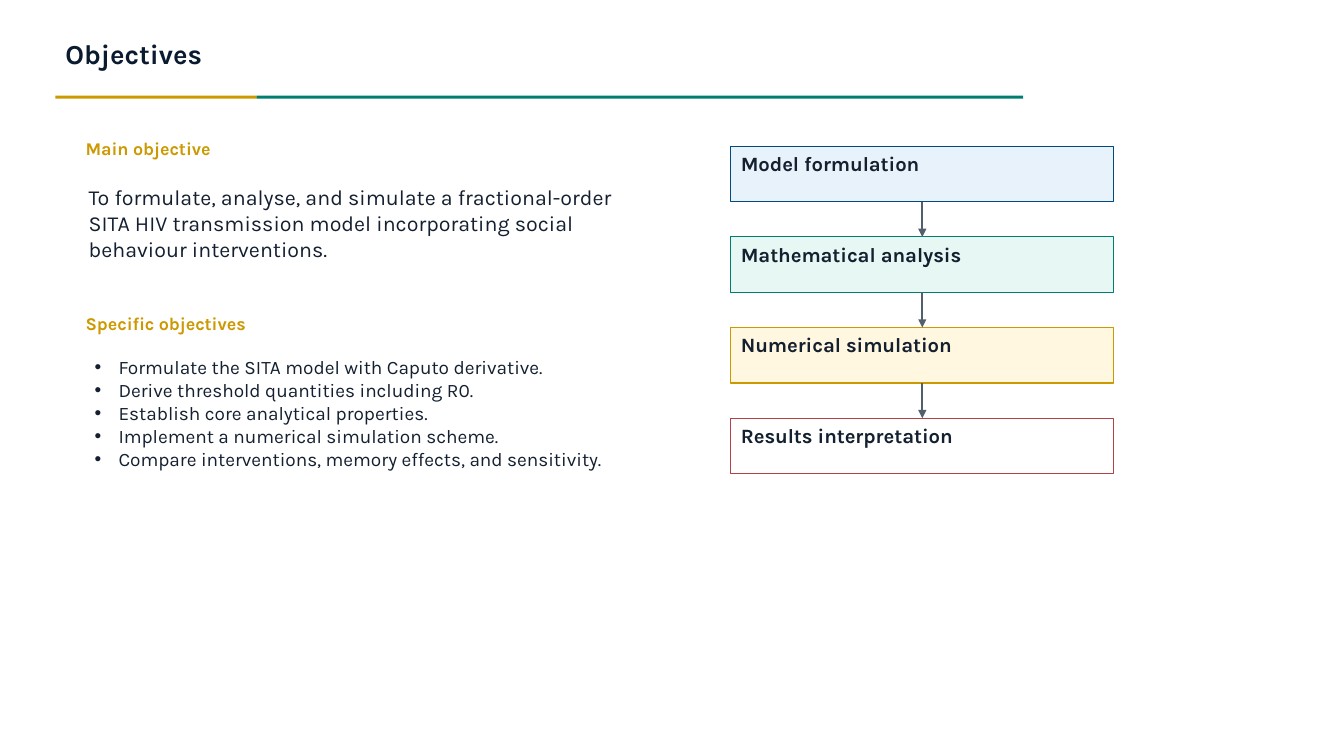
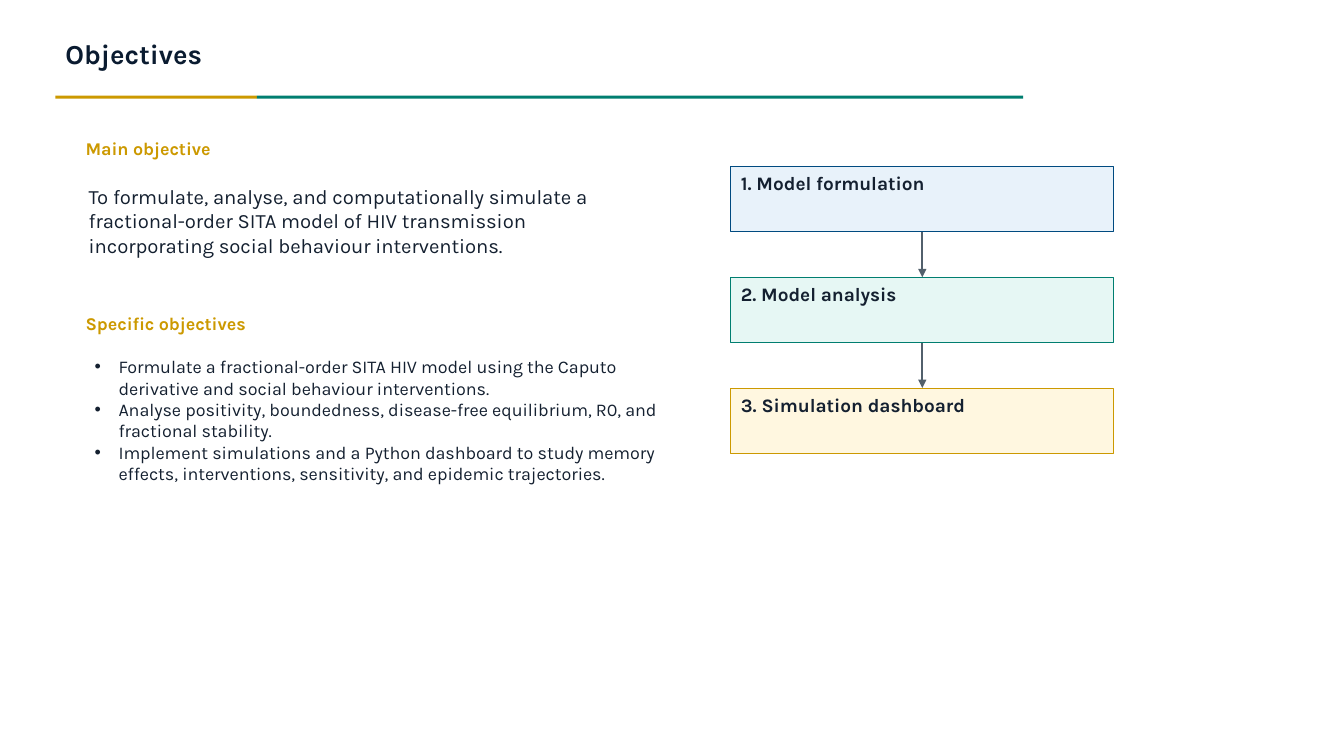
Before and after one commit to Lambert-01/HIV-MODEL, a slide deck: slide 4 of presentation/FracHIV_SITA_Presentation.pptx. Drawn at 1344x756 pixels with LibreOffice and Linux fonts; fonts in the diff are those of the drawing. Boxes give left, top, right and bottom in pixels: in the first picture for what was removed or moved away, otherwise in the second. Text is boxed around its words. In the diff, an @@ line names an element or a change of style, - is before the commit and + after.

```diff
--- a/presentation/FracHIV_SITA_Presentation.pptx
+++ b/presentation/FracHIV_SITA_Presentation.pptx
@@ rectangle "1. Model formulation": place and size @@
-rectangle "1. Model formulation" at (731,146,1114,202)
+rectangle "1. Model formulation" at (731,166,1114,232)
@@ text in rectangle at (741,176,924,191): text changed; size 14.4 to 13.6 pt @@
-Model formulation
+1. Model formulation
@@ text at (89,190,587,258): text changed; size 15.3 to 14.4 pt @@
-To formulate, analyse, and simulate a fractional-order SITA HIV transmission model incorporating social behaviour interventions.
+To formulate, analyse, and computationally simulate a fractional-order SITA model of HIV transmission incorporating social behaviour interventions.
@@ arrow moved from (923, 292) - (923, 328) to (923, 232) - (923, 277) @@
@@ rectangle "2. Model analysis": place and size @@
-rectangle "2. Model analysis" at (731,237,1114,292)
+rectangle "2. Model analysis" at (731,277,1114,343)
@@ text in rectangle at (741,287,897,306): text changed; size 14.4 to 13.6 pt @@
-Mathematical analysis
+2. Model analysis
@@ arrow moved from (923, 202) - (923, 237) to (923, 343) - (923, 388) @@
@@ text at (119,360,656,485): text changed; size 13.6 to 12.8 pt @@
-• Formulate the SITA model with Caputo derivative.
-• Derive threshold quantities including R0.
-• Establish core analytical properties.
-• Implement a numerical simulation scheme.
-• Compare interventions, memory effects, and sensitivity.
+• Formulate a fractional-order SITA HIV model using the Caputo derivative and social behaviour interventions.
+• Analyse positivity, boundedness, disease-free equilibrium, R0, and fractional stability.
+• Implement simulations and a Python dashboard to study memory effects, interventions, sensitivity, and epidemic trajectories.
@@ rectangle "3. Simulation dashboard": place and size @@
-rectangle "3. Simulation dashboard" at (731,328,1114,383)
+rectangle "3. Simulation dashboard" at (731,388,1114,454)
@@ arrow removed from (923, 383) to (923, 418) @@
@@ rectangle removed at (731,418,1114,474) @@
-Results interpretation
@@ text in rectangle at (741,398,965,413): text changed; size 14.4 to 13.6 pt @@
-Numerical simulation
+3. Simulation dashboard
```
Also in this commit, not shown: 1 other slide changed, 10 other files.
